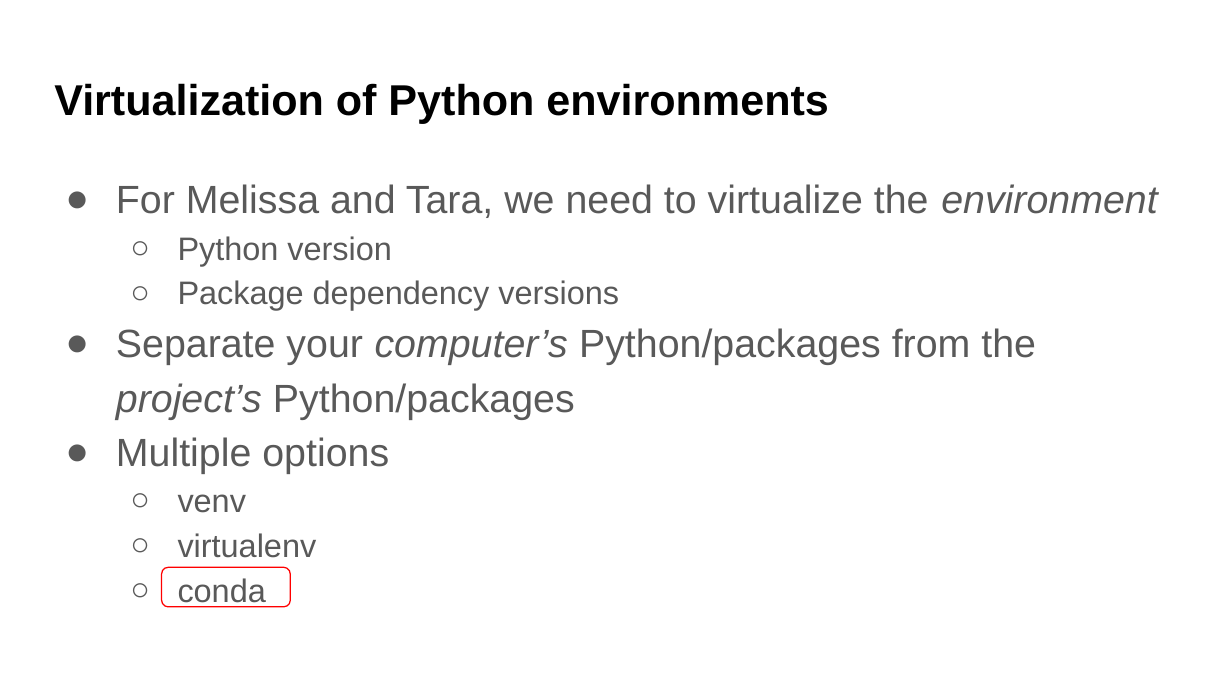
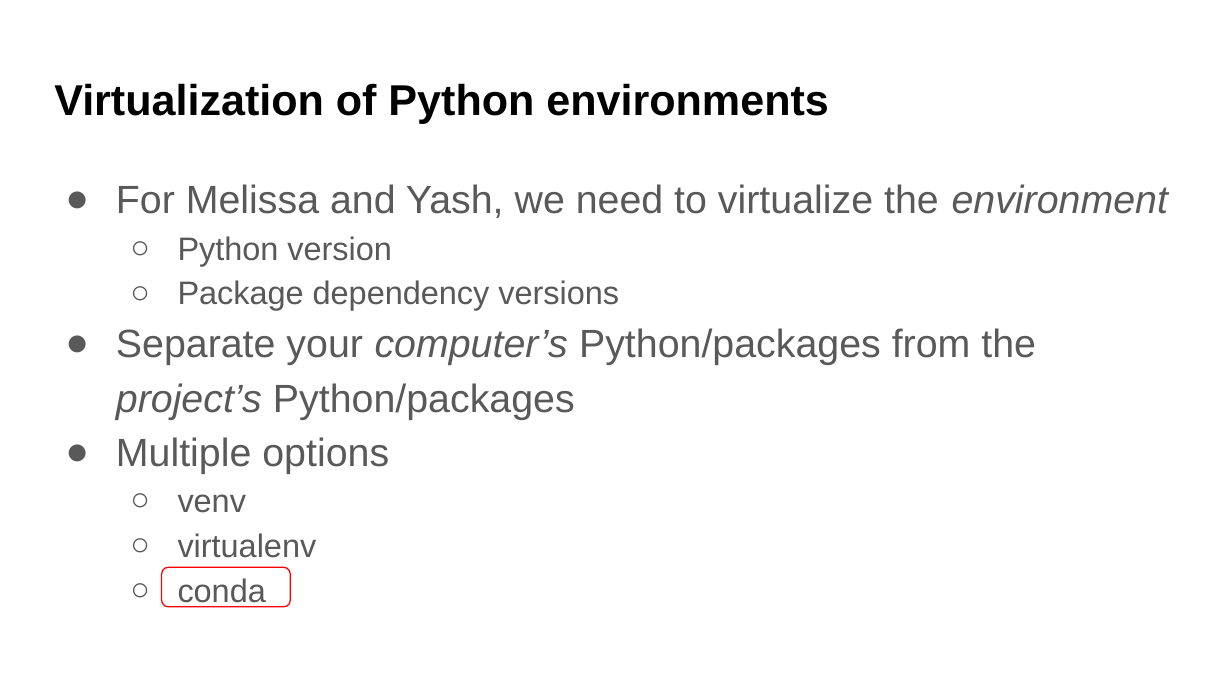
Before and after one commit to UWDATA515/lecture-materials, a slide deck: slide 16 of 09/DATA515_09_VirtualEnvironments.pptx (slide 12 before the commit). Drawn at 1232x693 pixels with LibreOffice and Linux fonts; fonts in the diff are those of the drawing; background and template pictures are left out. Boxes give left, top, right and bottom in pixels: in the first picture for what was removed or moved away, otherwise in the second. Text is boxed around its words. In the diff, an @@ line names an element or a change of style, - is before the commit and + after.

```diff
--- a/09/DATA515_09_VirtualEnvironments.pptx
+++ b/09/DATA515_09_VirtualEnvironments.pptx
@@ text at [116, 184, 1168, 218]: text changed @@
-● For Melissa and Tara, we need to virtualize the environment
+● For Melissa and Yash, we need to virtualize the environment
```
Also in this commit, not shown: 6 other slides changed, 6 slides added, 5 other files.
